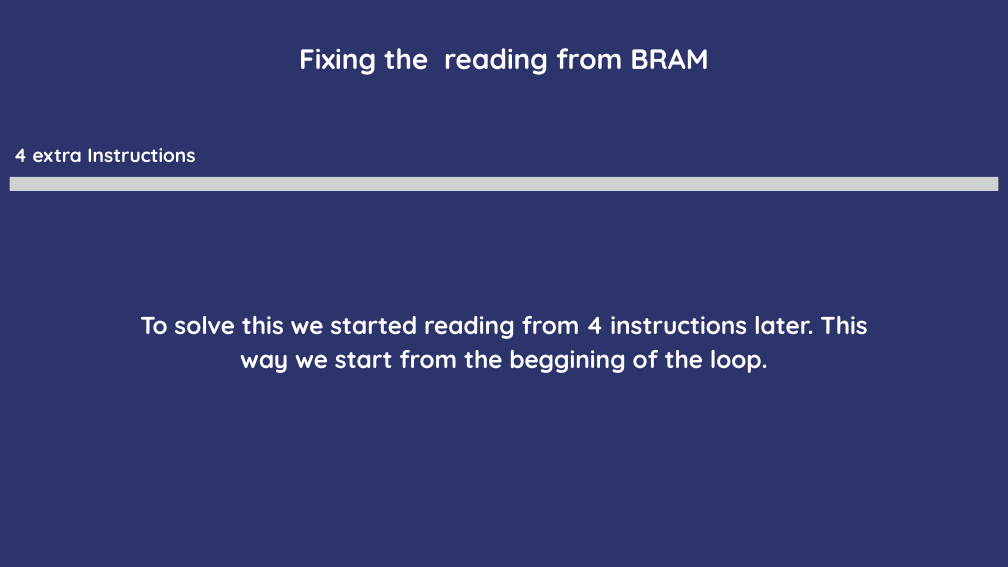
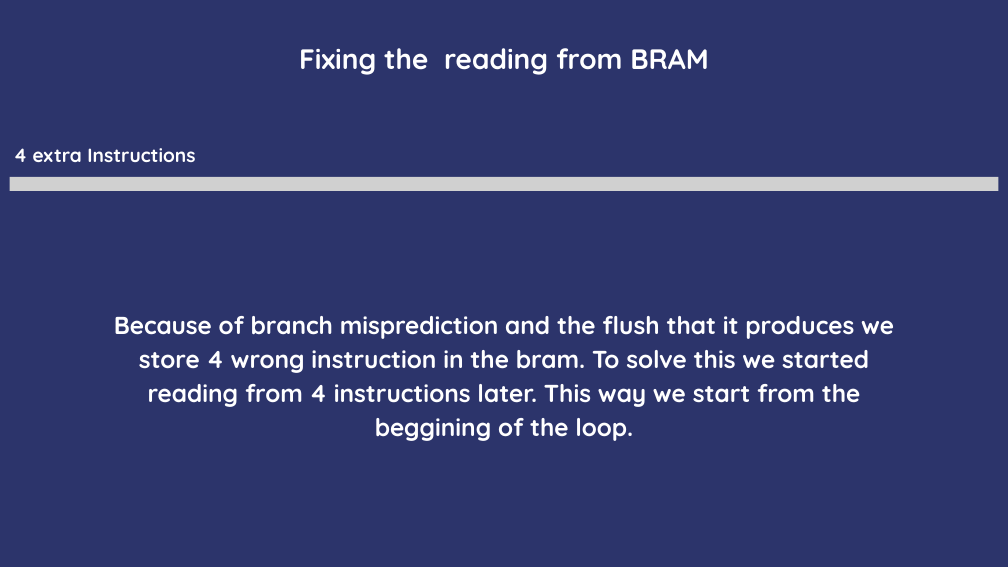
Before and after one commit to Stavrosth/Parallel-Computing, a slide deck: slide 15 of Final Presentation.pptx. Drawn at 1008x567 pixels with LibreOffice and Linux fonts; fonts in the diff are those of the drawing; grey boxes stand for pictures. Boxes give left, top, right and bottom in pixels: in the first picture for what was removed or moved away, otherwise in the second. Text is boxed around its words. In the diff, an @@ line names an element or a change of style, - is before the commit and + after.

```diff
--- a/Final Presentation.pptx
+++ b/Final Presentation.pptx
@@ text at (x1=114, y1=316, x2=894, y2=441): text changed @@
-To solve this we started reading from 4 instructions later. This way we start from the beggining of the loop.
+Because of branch misprediction and the flush that it produces we store 4 wrong instruction in the bram. To solve this we started reading from 4 instructions later. This way we start from the beggining of the loop.
```
Also in this commit, not shown: 2 other slides changed, 50 other files.
